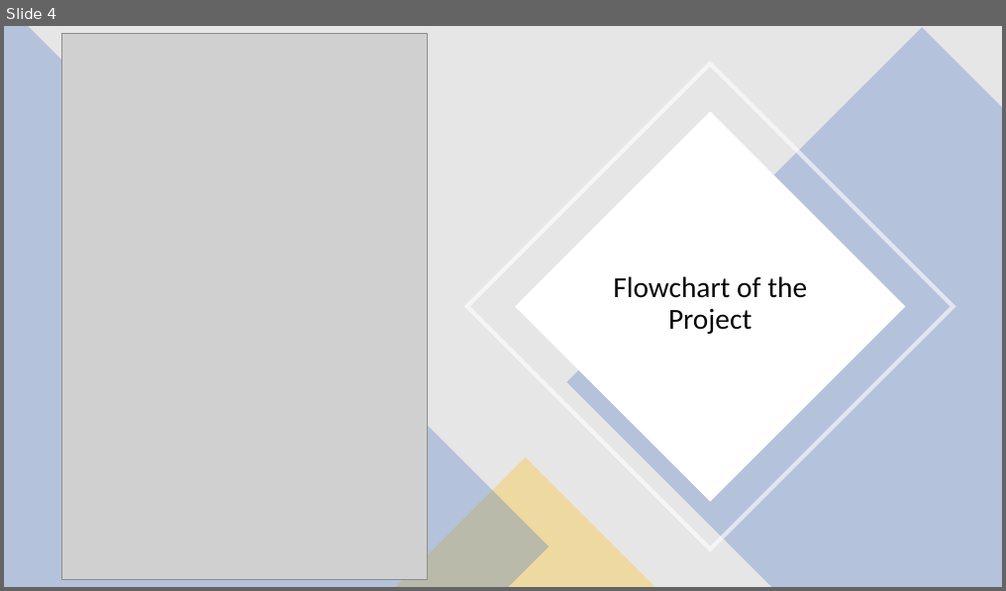
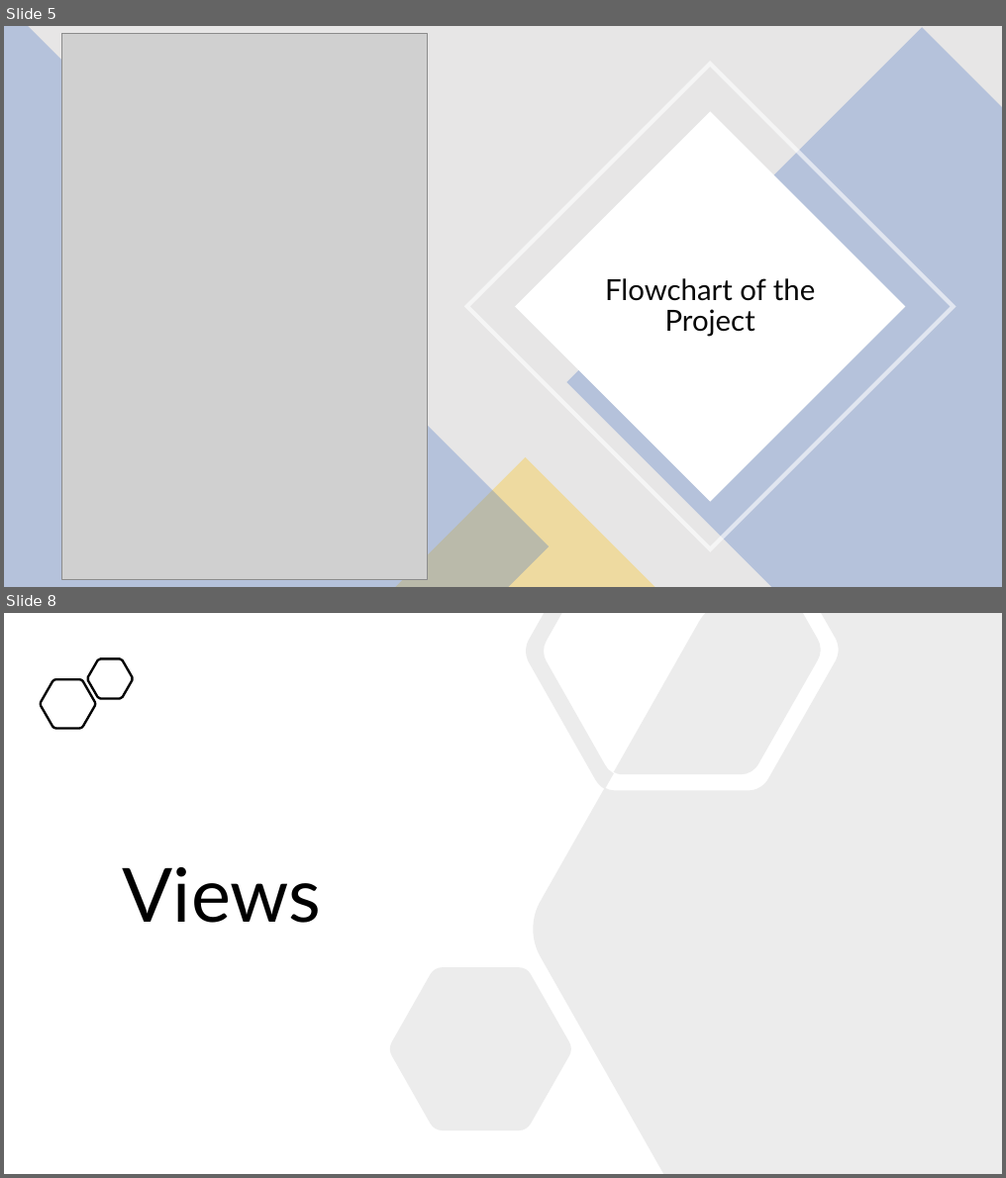
Before and after one commit to MaxLiorCo/Tasks_Back_End, a slide deck: Project Presentation Slides.pptx. Shown one above the other, each under a label of ours: slide 4 before the commit, slides 5 and 8 after it; the slides between them are not shown. The pictures are 1006x591 and 1006x1178 pixels, drawn with LibreOffice and Linux fonts; fonts in the diff are those of the drawing; grey boxes stand for pictures. Boxes give left, top, right and bottom in pixels: in the first picture for what was removed or moved away, otherwise in the second. Text is boxed around its words. In the diff, an @@ line names an element or a change of style, - is before the commit and + after.

```diff
--- a/Project Presentation Slides.pptx
+++ b/Project Presentation Slides.pptx
@@ slide 8 added at (x1=4, y1=613, x2=1002, y2=1174), background #FFFFFF @@
@@ freeform shape added at (x1=390, y1=613, x2=1002, y2=1174), fill #808080 at 15% opacity @@
@@ freeform shape added at (x1=88, y1=659, x2=133, y2=698), outline #000000 2.25 pt @@
@@ freeform shape added at (x1=40, y1=679, x2=95, y2=728), outline #000000 2.25 pt @@
@@ text added at (x1=123, y1=867, x2=322, y2=923), 72 pt, text #000000 @@
+Views
@@ what was slide 4 is now slide 5 @@
@@ slide 5 changed as well @@
@@ text "Flowchart of the Project" at (x1=605, y1=278, x2=815, y2=337): font Calibri to Lato @@
```
Also in this commit, not shown: 3 other slides changed, 13 other slides added, 4 other files.
